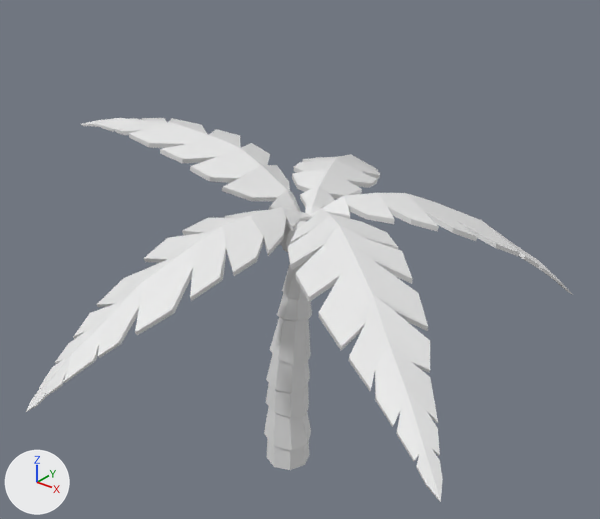
A saved change to the FBX model Assets/Cnity/MODEL/Zone1/Tree1.fbx.
Before and after are seen from a 50 mm lens placed at (19.0, -23.6, 15.5), pointed at (-0.4, 0.7, 0.5). Arrows for +X, +Y and +Z are at lower left; the lights stay in place. The picture after the commit comes second. Where no turn or scale is listed for an object, it has been applied to the vertices.

Objects in the first picture: 'tree1.002'.
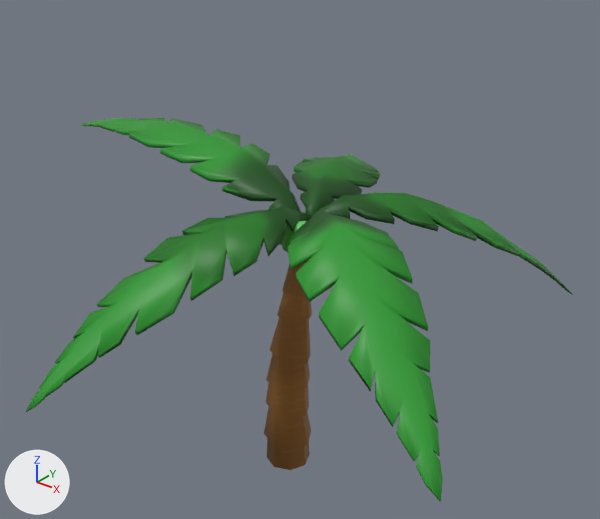
Patch to the scene script:
```diff
--- a/Assets/Cnity/MODEL/Zone1/Tree1.fbx.py
+++ b/Assets/Cnity/MODEL/Zone1/Tree1.fbx.py
@@ img_tree1_001_png @@
+img_tree1_001_png = load_image('Tree1.001.png', 'Tree1.001.png', 1024, 1024, 'sRGB')
@@ mat_material_012 @@
+mat_material_012 = principled_material('Material.012')
+mat_material_012.texture = img_tree1_001_png  # with its transparency
@@ me_cube_080 @@
 me_cube_080.from_pydata(...)  # 957 vertices, 782 faces; spans x -13.4..11.5, y -11.1..11.2, z -9.5..9.8
 # used by ob_tree1_002; location = (0.0, 0.0, 0.0)
+# me_cube_080 part 1: edges marked sharp go from 1711 to 0
+me_cube_080.materials.append(mat_material_012)  # picture img_tree1_001_png
```

What differs and where, as boxes (x1, y1, x2, y2) in the pictures (600 x 519 px):
'tree1.002', recoloured, shading changed (white to green): (26, 118, 573, 502) in both
